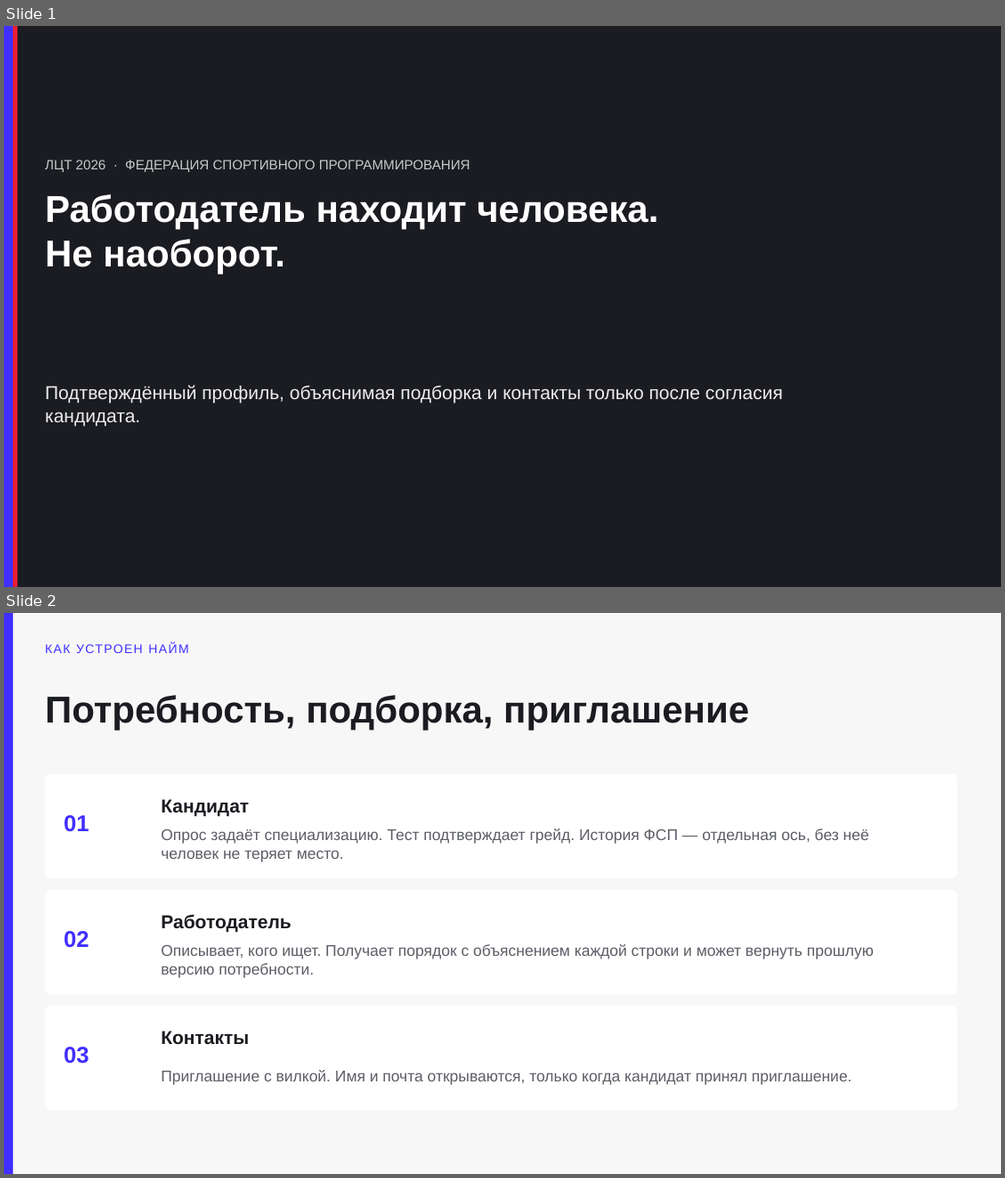
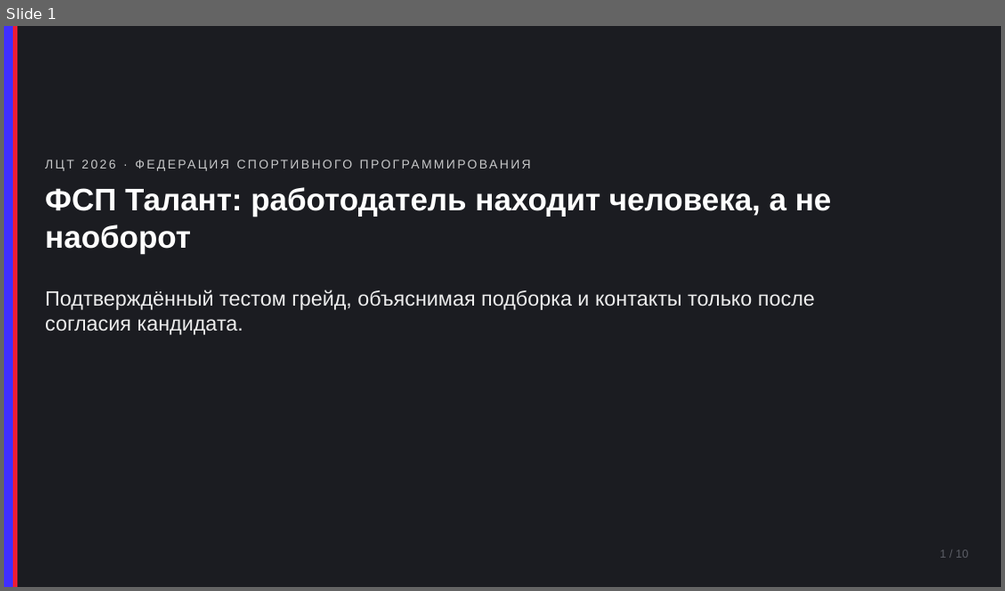
Before and after one commit to KonkovDV/fsp-talent, a slide deck: docs/pitch.pptx. Shown one above the other, each under a label of ours: slides 1 and 2 before the commit, slide 1 after it. The pictures are 1005x1178 and 1005x591 pixels, drawn with LibreOffice and Linux fonts; fonts in the diff are those of the drawing. Boxes give left, top, right and bottom in pixels: in the first picture for what was removed or moved away, otherwise in the second. Text is boxed around its words. In the diff, an @@ line names an element or a change of style, - is before the commit and + after.

Commit message:
Питч переделан на десять слайдов со скриншотами стенда: HTML, PPTX и PDF собираются из одного источника, у каждой цифры есть команда, а пример оси ФСП закреплён тестом.

```diff
--- a/docs/pitch.pptx
+++ b/docs/pitch.pptx
@@ slide 2 removed at (4, 613, 1001, 1174), background #F7F7F8 @@
@@ rectangle removed at (4, 613, 13, 1174) @@
@@ text removed at (45, 643, 188, 653) @@
-КАК УСТРОЕН НАЙМ
@@ text removed at (45, 695, 749, 730) @@
-Потребность, подборка, приглашение
@@ rounded rectangle removed at (45, 774, 957, 878) @@
@@ text removed at (161, 799, 249, 816) @@
-Кандидат
@@ text removed at (64, 815, 89, 832) @@
-01
@@ text removed at (161, 828, 869, 862) @@
-Опрос задаёт специализацию. Тест подтверждает грейд. История ФСП — отдельная ось, без неё человек не теряет место.
@@ rounded rectangle removed at (45, 890, 957, 995) @@
@@ text removed at (64, 931, 89, 948) @@
-02
@@ text removed at (161, 914, 291, 932) @@
-Работодатель
@@ text removed at (161, 944, 874, 978) @@
-Описывает, кого ищет. Получает порядок с объяснением каждой строки и может вернуть прошлую версию потребности.
@@ rounded rectangle removed at (45, 1005, 957, 1111) @@
@@ text removed at (161, 1030, 249, 1045) @@
-Контакты
@@ text removed at (64, 1046, 89, 1063) @@
-03
@@ text removed at (161, 1070, 852, 1085) @@
-Приглашение с вилкой. Имя и почта открываются, только когда кандидат принял приглашение.
@@ slide 1 changed as well @@
@@ text "ЛЦТ 2026 · ФЕДЕРАЦИЯ СПОРТИВНОГО ..." at (45, 153, 942, 176): size 13 to 12 pt, letter spacing 0 to 2 pt @@
@@ text at (45, 187, 832, 253): text changed; size 36 to 30 pt @@
-Работодатель находит человека.
-Не наоборот.
+ФСП Талант: работодатель находит человека, а не наоборот
@@ text at (45, 289, 815, 335): text changed; size 18 to 20 pt @@
-Подтверждённый профиль, объяснимая подборка и контакты только после согласия кандидата.
+Подтверждённый тестом грейд, объяснимая подборка и контакты только после согласия кандидата.
@@ text added at (939, 549, 968, 557), 11 pt, text #5C5E66 @@
+1 / 10
```
Also in this commit, not shown: 9 slides added, 5 other slides removed, 9 other files.
